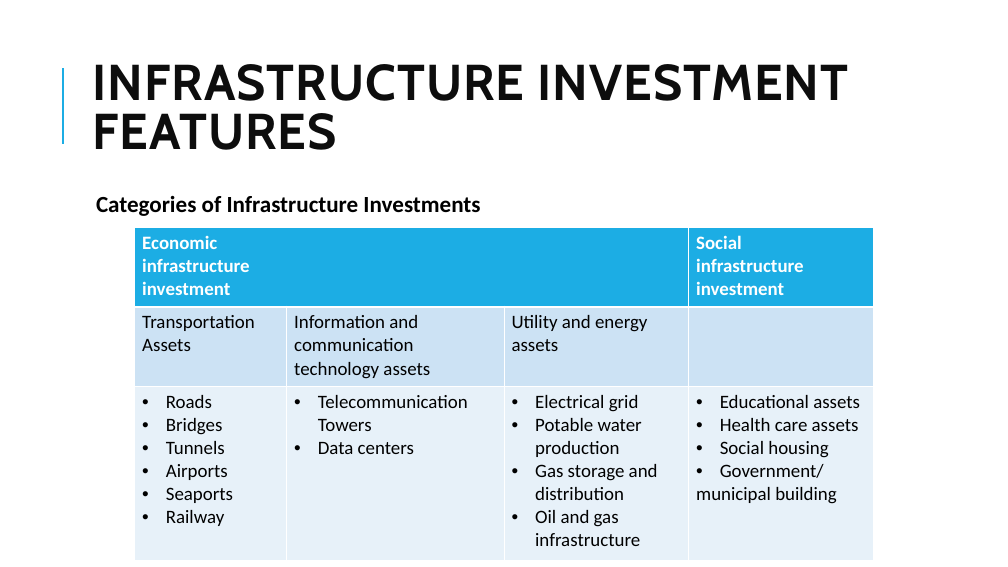
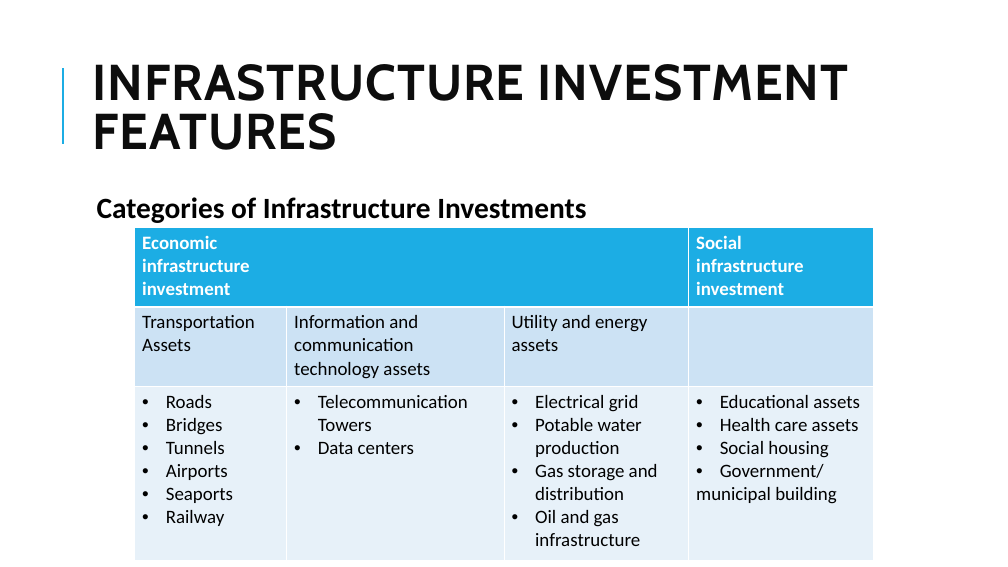
Before and after one commit to Isco0530/data, a slide deck: slide 70 of 2024Alternative.pptx. Drawn at 1008x567 pixels with LibreOffice and Linux fonts; fonts in the diff are those of the drawing. Boxes give left, top, right and bottom in pixels: in the first picture for what was removed or moved away, otherwise in the second. Text is boxed around its words. In the diff, an @@ line names an element or a change of style, - is before the commit and + after.

```diff
--- a/2024Alternative.pptx
+++ b/2024Alternative.pptx
@@ text "Categories of Infrastructure Investments" at box(97, 197, 586, 223): size 22 to 28 pt @@
```
Also in this commit, not shown: 2 other slides changed, 3 slides added.
